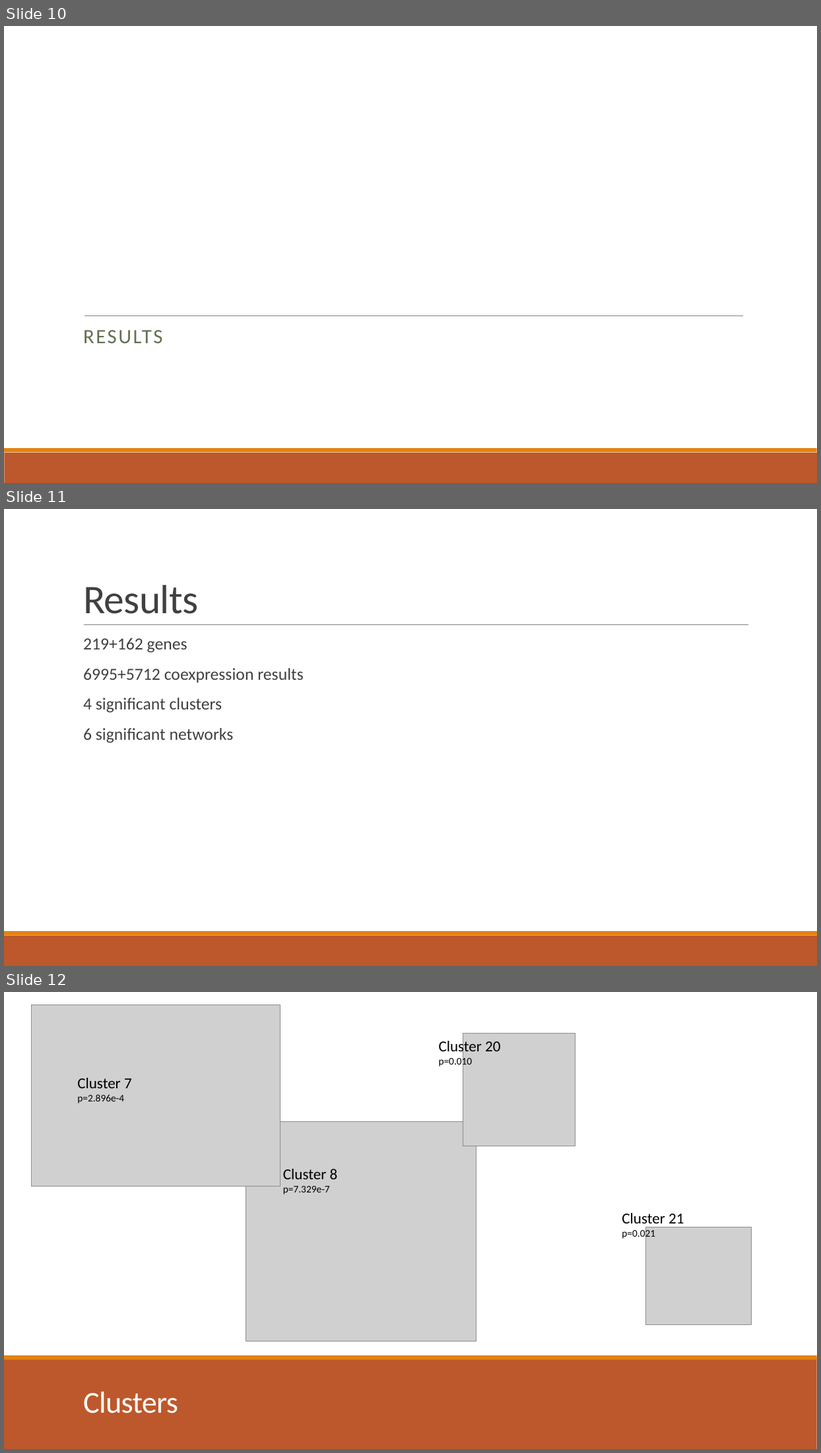
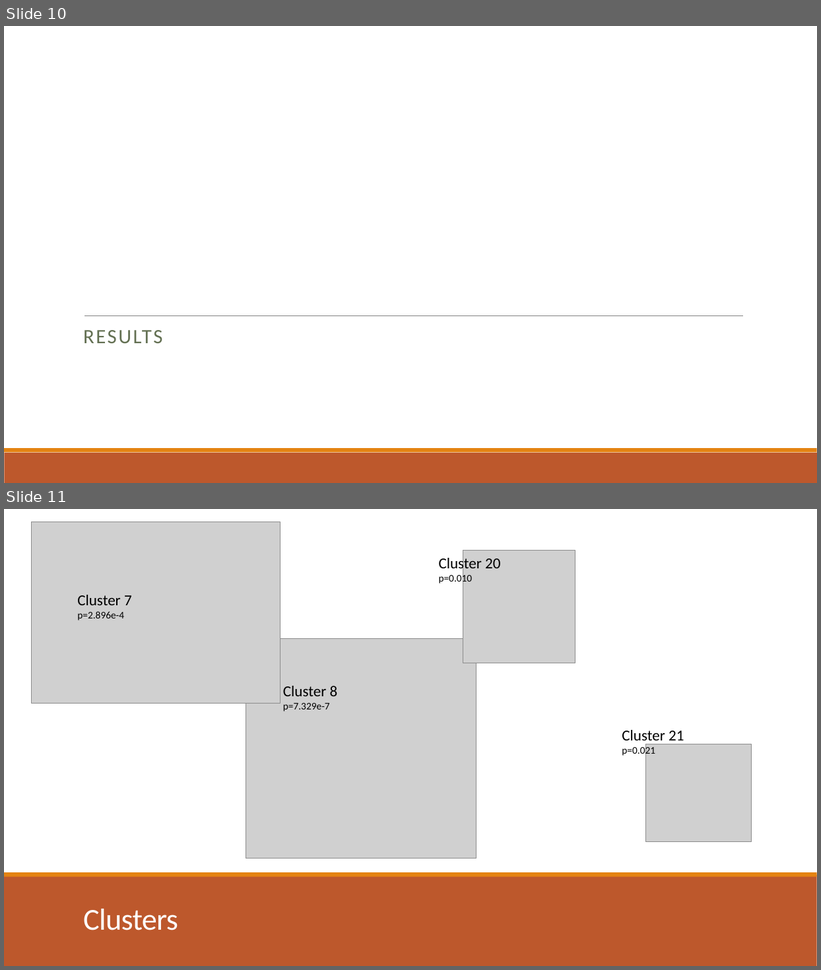
Before and after one commit to dyaom/REHS-2019, a slide deck: Cataract.pptx. Shown one above the other, each under a label of ours: slides 10, 11 and 12 before the commit, slides 10 and 11 after it. The pictures are 821x1453 and 821x970 pixels, drawn with LibreOffice and Linux fonts; fonts in the diff are those of the drawing; grey boxes stand for pictures. Boxes give left, top, right and bottom in pixels: in the first picture for what was removed or moved away, otherwise in the second. Text is boxed around its words. In the diff, an @@ line names an element or a change of style, - is before the commit and + after.

```diff
--- a/Cataract.pptx
+++ b/Cataract.pptx
@@ slide 11 removed at [4,509,817,966], background #FFFFFF; not listed: 2 template elements that a slide beside it also shows @@
@@ title removed at [83,585,198,614] @@
-Results
@@ line removed from (84, 625) to (748, 625) @@
@@ text removed at [83,638,303,743] @@
-  219+162 genes
-  6995+5712 coexpression results
-  4 significant clusters
-  6 significant networks
@@ what was slide 12 is now slide 11 @@
```
Also in this commit, not shown: 8 slides changed, 3 slides added, 1 other slide removed, 1 other file.
